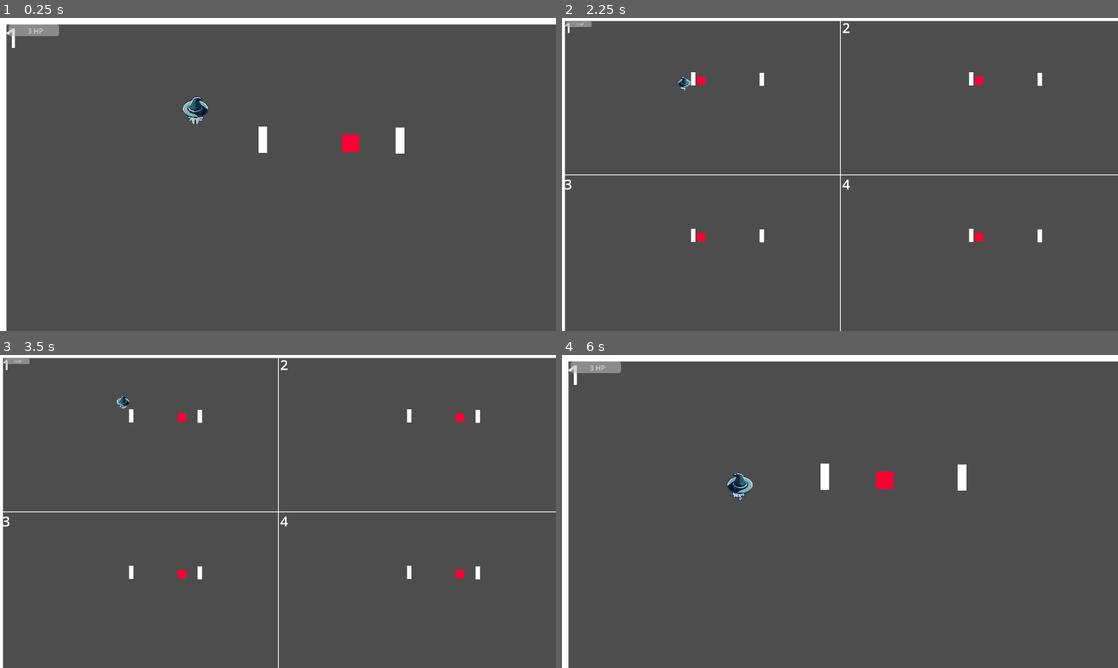
Above: before the commit, frames 1-4 (two rows, left to right).
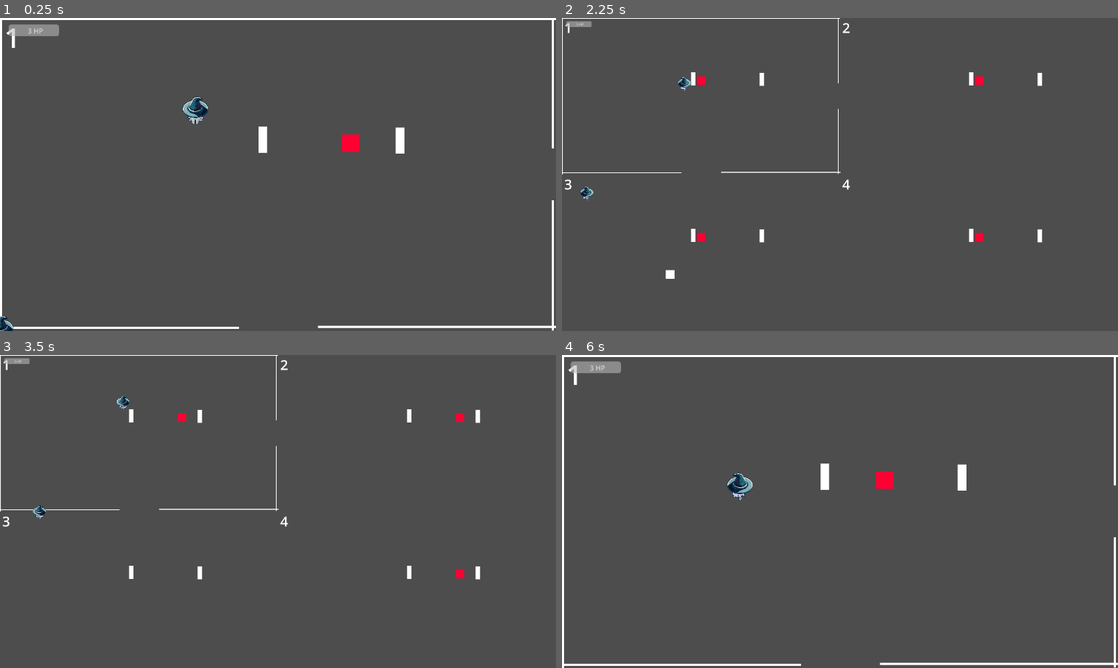
Above: after the commit, the same moments.

Repository: Profedejocs/Game-Off-Jam-2023
Game: Godot game, scene res://Game.tscn
Same seed, same stepped clock (60 frames per second), same inputs: the game is played once before the commit and once after it.
Inputs (mouse positions are in pixels of both pictures, inside the frame that each line leads up to):
- Up to frame 1 (0.25 s): no input
- Up to frame 2 (2.25 s): press the mouse at (840, 174) at 0.53 s; hold D (right) 0.53-1.28 s; move the mouse to (728, 190) at 1.27 s; release the mouse at (728, 190) at 1.28 s; hold S (down) 1.28-2.03 s; tap E (zoom_in) at 1.35 s; move the mouse to (895, 105) at 2.02 s; hold D (right) from 2.03 s (still down); hold Q (zoom_out) from 2.03 s (still down)
- Up to frame 3 (3.5 s): move the mouse to (417, 433) at 2.77 s; release D (right) at 2.78 s; release Q (zoom_out) at 2.78 s; hold W (up) from 2.78 s (still down); click (417, 433) at 2.85 s
- Up to frame 4 (6 s): move the mouse to (701, 589) at 3.52 s; release W (up) at 3.53 s; hold E (zoom_in) 3.53-4.28 s; hold A (left) 3.53-5.03 s; move the mouse to (673, 464) at 4.27 s; tap Q (zoom_out) at 4.35 s; move the mouse to (979, 589) at 5.02 s; press the mouse at (979, 589) at 5.03 s; hold S (down) 5.03-5.78 s; move the mouse to (840, 511) at 5.77 s; release the mouse at (840, 511) at 5.78 s; hold D (right) from 5.78 s (still down); tap E (zoom_in) at 5.85 s

The runs differ from the first frame. In frame 1, 3.4% of the frame differs, in the area x 0-100%, y 0-100%; in frame 2, 2.2%; in frame 3, 2.2%; in frame 4, 3.4%.

Commit message:
Door Types

Diff:
--- a/Godot-1/Game.tscn
+++ b/Godot-1/Game.tscn
@@ -1,8 +1,12 @@
-[gd_scene load_steps=6 format=3 uid="uid://dbi8ackoutlq8"]
+[gd_scene load_steps=10 format=3 uid="uid://dbi8ackoutlq8"]
 
 [ext_resource type="Script" path="res://Game.gd" id="1_8i711"]
 [ext_resource type="PackedScene" uid="uid://dyhstebufiwf" path="res://tile.tscn" id="2_q85al"]
 [ext_resource type="PackedScene" uid="uid://bbmq47f63njf6" path="res://Player/Player.tscn" id="3_7yxed"]
+[ext_resource type="PackedScene" uid="uid://03tq3pwo4pyd" path="res://Wall Types/Simple Wall Y.tscn" id="3_uotks"]
+[ext_resource type="PackedScene" uid="uid://7mgvty2u36hr" path="res://Wall Types/Simple Wall X.tscn" id="4_j31j0"]
+[ext_resource type="PackedScene" uid="uid://dmbgcwirrul4u" path="res://Wall Types/Door Wall X.tscn" id="5_lpldf"]
+[ext_resource type="PackedScene" uid="uid://dp2io88qywvu7" path="res://Wall Types/Door Wall Y.tscn" id="6_wtfip"]
 
 [sub_resource type="LabelSettings" id="LabelSettings_eerf3"]
 font_size = 64
@@ -16,6 +20,18 @@
 [node name="WrldBundle1" type="Node2D" parent="."]
 
 [node name="Wrld0" parent="WrldBundle1" instance=ExtResource("2_q85al")]
+
+[node name="Walls" type="Node2D" parent="WrldBundle1/Wrld0"]
+
+[node name="Simple Wall Y" parent="WrldBundle1/Wrld0/Walls" instance=ExtResource("3_uotks")]
+
+[node name="Simple Wall X" parent="WrldBundle1/Wrld0/Walls" instance=ExtResource("4_j31j0")]
+
+[node name="Door Wall X" parent="WrldBundle1/Wrld0/Walls" instance=ExtResource("5_lpldf")]
+position = Vector2(0, 710)
+
+[node name="Door Wall Y" parent="WrldBundle1/Wrld0/Walls" instance=ExtResource("6_wtfip")]
+position = Vector2(1270, 0)
 
 [node name="Label" type="Label" parent="WrldBundle1/Wrld0"]
 offset_left = 10.0
@@ -66,19 +82,23 @@
 debug_color = Color(0.615686, 0.356863, 1, 0.419608)
 
 [node name="ColorRect" type="ColorRect" parent="WrldBundle1/Bundle1"]
+visible = false
 offset_right = 2560.0
 offset_bottom = 15.0
 
 [node name="ColorRect2" type="ColorRect" parent="WrldBundle1/Bundle1"]
+visible = false
 offset_top = 1440.0
 offset_right = 2560.0
 offset_bottom = 1455.0
 
 [node name="ColorRect3" type="ColorRect" parent="WrldBundle1/Bundle1"]
+visible = false
 offset_right = 15.0
 offset_bottom = 1440.0
 
 [node name="ColorRect4" type="ColorRect" parent="WrldBundle1/Bundle1"]
+visible = false
 offset_left = 2560.0
 offset_right = 2575.0
 offset_bottom = 1440.0
@@ -133,19 +153,23 @@
 debug_color = Color(0.615686, 0.356863, 1, 0.419608)
 
 [node name="ColorRect" type="ColorRect" parent="WrldBundle2/Bundle2"]
+visible = false
 offset_right = 2560.0
 offset_bottom = 15.0
 
 [node name="ColorRect2" type="ColorRect" parent="WrldBundle2/Bundle2"]
+visible = false
 offset_top = 1440.0
 offset_right = 2560.0
 offset_bottom = 1455.0
 
 [node name="ColorRect3" type="ColorRect" parent="WrldBundle2/Bundle2"]
+visible = false
 offset_right = 15.0
 offset_bottom = 1440.0
 
 [node name="ColorRect4" type="ColorRect" parent="WrldBundle2/Bundle2"]
+visible = false
 offset_left = 2560.0
 offset_right = 2575.0
 offset_bottom = 1440.0
@@ -200,19 +224,23 @@
 debug_color = Color(0.615686, 0.356863, 1, 0.419608)
 
 [node name="ColorRect" type="ColorRect" parent="WrldBundle3/Bundle3"]
+visible = false
 offset_right = 2560.0
 offset_bottom = 15.0
 
 [node name="ColorRect2" type="ColorRect" parent="WrldBundle3/Bundle3"]
+visible = false
 offset_top = 1440.0
 offset_right = 2560.0
 offset_bottom = 1455.0
 
 [node name="ColorRect3" type="ColorRect" parent="WrldBundle3/Bundle3"]
+visible = false
 offset_right = 15.0
 offset_bottom = 1440.0
 
 [node name="ColorRect4" type="ColorRect" parent="WrldBundle3/Bundle3"]
+visible = false
 offset_left = 2560.0
 offset_right = 2575.0
 offset_bottom = 1440.0
@@ -267,19 +295,23 @@
 debug_color = Color(0.615686, 0.356863, 1, 0.419608)
 
 [node name="ColorRect" type="ColorRect" parent="WrldBundle4/Bundle4"]
+visible = false
 offset_right = 2560.0
 offset_bottom = 15.0
 
 [node name="ColorRect2" type="ColorRect" parent="WrldBundle4/Bundle4"]
+visible = false
 offset_top = 1440.0
 offset_right = 2560.0
 offset_bottom = 1455.0
 
 [node name="ColorRect3" type="ColorRect" parent="WrldBundle4/Bundle4"]
+visible = false
 offset_right = 15.0
 offset_bottom = 1440.0
 
 [node name="ColorRect4" type="ColorRect" parent="WrldBundle4/Bundle4"]
+visible = false
 offset_left = 2560.0
 offset_right = 2575.0
 offset_bottom = 1440.0
--- /dev/null
+++ b/Godot-1/Wall Types/Door Lock.gd
@@ -0,0 +1,5 @@
+extends StaticBody2D
+@export var locked: bool = false
+func _process(delta):
+	$CollisionShape2D.disabled = not locked
+	$WallUp.visible = locked
--- /dev/null
+++ b/Godot-1/Wall Types/Door Wall X.tscn
@@ -0,0 +1,34 @@
+[gd_scene load_steps=4 format=3 uid="uid://dmbgcwirrul4u"]
+
+[ext_resource type="Script" path="res://Wall Types/Door Lock.gd" id="1_50c8q"]
+[ext_resource type="PackedScene" uid="uid://bbmq47f63njf6" path="res://Player/Player.tscn" id="2_r1of6"]
+
+[sub_resource type="RectangleShape2D" id="RectangleShape2D_x6mbg"]
+size = Vector2(550, 5)
+
+[node name="Door Wall X" type="StaticBody2D"]
+script = ExtResource("1_50c8q")
+
+[node name="CR1" type="ColorRect" parent="."]
+offset_right = 550.0
+offset_bottom = 5.0
+
+[node name="CR2" type="ColorRect" parent="."]
+offset_left = 732.0
+offset_top = -2.0
+offset_right = 1282.0
+offset_bottom = 3.0
+
+[node name="CollisionShape2D" type="CollisionShape2D" parent="."]
+position = Vector2(275, 0)
+shape = SubResource("RectangleShape2D_x6mbg")
+
+[node name="CollisionShape2D2" type="CollisionShape2D" parent="."]
+position = Vector2(1000, 0)
+shape = SubResource("RectangleShape2D_x6mbg")
+
+[node name="WallUp" type="ColorRect" parent="."]
+offset_right = 1280.0
+offset_bottom = 5.0
+
+[node name="Player" parent="." instance=ExtResource("2_r1of6")]
--- /dev/null
+++ b/Godot-1/Wall Types/Door Wall Y.tscn
@@ -0,0 +1,39 @@
+[gd_scene load_steps=4 format=3 uid="uid://dp2io88qywvu7"]
+
+[ext_resource type="Script" path="res://Wall Types/Door Lock.gd" id="1_id1df"]
+
+[sub_resource type="RectangleShape2D" id="RectangleShape2D_fp1fo"]
+size = Vector2(5, 300)
+
+[sub_resource type="RectangleShape2D" id="RectangleShape2D_y6d6p"]
+size = Vector2(5, 120)
+
+[node name="Door Wall Y" type="StaticBody2D"]
+script = ExtResource("1_id1df")
+
+[node name="WallUp" type="ColorRect" parent="."]
+visible = false
+offset_right = 5.0
+offset_bottom = 720.0
+
+[node name="CollisionShape2D3" type="CollisionShape2D" parent="."]
+position = Vector2(0, 150)
+shape = SubResource("RectangleShape2D_fp1fo")
+
+[node name="CollisionShape2D4" type="CollisionShape2D" parent="."]
+position = Vector2(0, 565)
+shape = SubResource("RectangleShape2D_fp1fo")
+
+[node name="CollisionShape2D" type="CollisionShape2D" parent="."]
+position = Vector2(1, 352)
+shape = SubResource("RectangleShape2D_y6d6p")
+disabled = true
+
+[node name="ColorRect" type="ColorRect" parent="."]
+offset_right = 5.0
+offset_bottom = 300.0
+
+[node name="ColorRect2" type="ColorRect" parent="."]
+offset_top = 419.0
+offset_right = 5.0
+offset_bottom = 719.0
--- /dev/null
+++ b/Godot-1/Wall Types/Simple Wall X.tscn
@@ -0,0 +1,14 @@
+[gd_scene load_steps=2 format=3 uid="uid://7mgvty2u36hr"]
+
+[sub_resource type="RectangleShape2D" id="RectangleShape2D_tiheb"]
+size = Vector2(1280, 5)
+
+[node name="Simple Wall X" type="StaticBody2D"]
+
+[node name="WallUp" type="ColorRect" parent="."]
+offset_right = 1280.0
+offset_bottom = 5.0
+
+[node name="CollisionShape2D" type="CollisionShape2D" parent="."]
+position = Vector2(640, 0)
+shape = SubResource("RectangleShape2D_tiheb")
--- /dev/null
+++ b/Godot-1/Wall Types/Simple Wall Y.tscn
@@ -0,0 +1,14 @@
+[gd_scene load_steps=2 format=3 uid="uid://03tq3pwo4pyd"]
+
+[sub_resource type="RectangleShape2D" id="RectangleShape2D_80uww"]
+size = Vector2(5, 720)
+
+[node name="Simple Wall Y" type="StaticBody2D"]
+
+[node name="WallLeft" type="ColorRect" parent="."]
+offset_right = 5.0
+offset_bottom = 720.0
+
+[node name="CollisionShape2D3" type="CollisionShape2D" parent="."]
+position = Vector2(0, 360)
+shape = SubResource("RectangleShape2D_80uww")
--- a/Godot-1/tile.tscn
+++ b/Godot-1/tile.tscn
@@ -51,26 +51,6 @@
 [node name="Enemy" parent="." instance=ExtResource("2_jmt40")]
 position = Vector2(771, 288)
 
-[node name="Node2D" type="Node2D" parent="."]
-
-[node name="WallLeft" type="ColorRect" parent="Node2D"]
-offset_right = 5.0
-offset_bottom = 720.0
-
-[node name="WallRight" type="ColorRect" parent="Node2D"]
-offset_left = 1280.0
-offset_right = 1285.0
-offset_bottom = 720.0
-
-[node name="WallUp" type="ColorRect" parent="Node2D"]
-offset_right = 1280.0
-offset_bottom = 5.0
-
-[node name="WallDown" type="ColorRect" parent="Node2D"]
-offset_top = 720.0
-offset_right = 1280.0
-offset_bottom = 725.0
-
 [node name="Area2D" type="Area2D" parent="."]
 
 [node name="CollisionShape2D" type="CollisionShape2D" parent="Area2D"]
